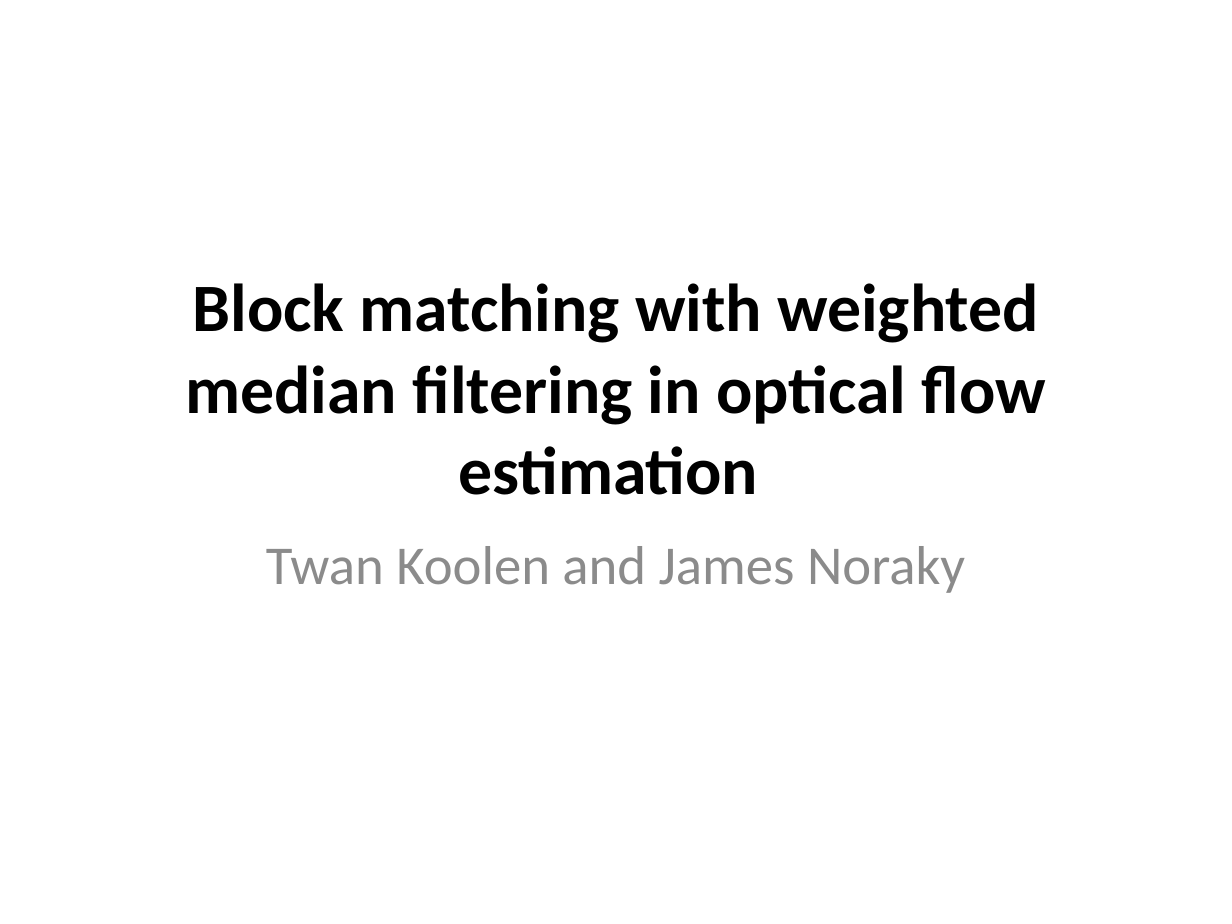
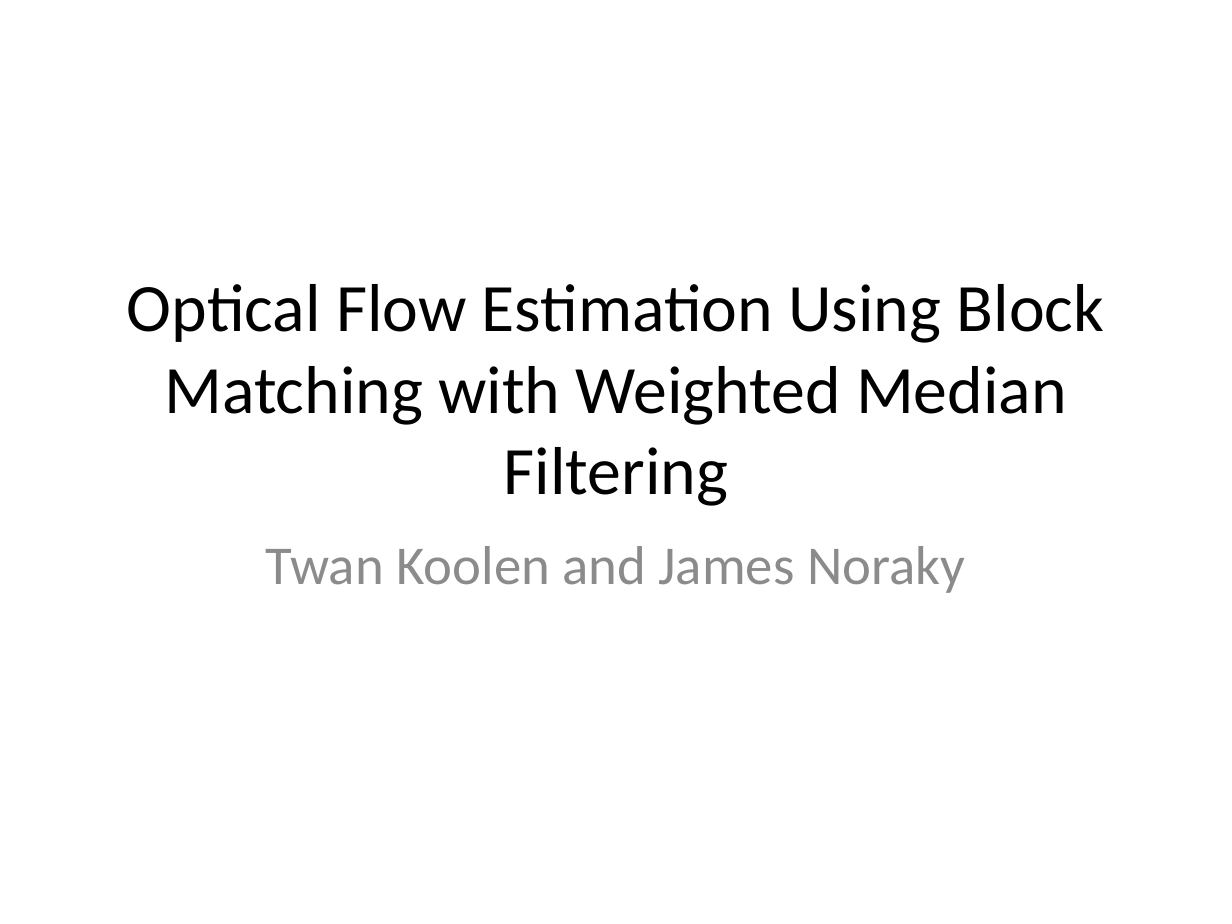
Before and after one commit to tkoolen/6869-project, a slide deck: slide 1 of presentation.pptx. Drawn at 1232x924 pixels with LibreOffice and Linux fonts; fonts in the diff are those of the drawing. Boxes give left, top, right and bottom in pixels: in the first picture for what was removed or moved away, otherwise in the second. Text is boxed around its words. In the diff, an @@ line names an element or a change of style, - is before the commit and + after.

```diff
--- a/presentation.pptx
+++ b/presentation.pptx
@@ title at <box>127,284,1104,506</box>: text changed; bold off @@
-Block matching with weighted median filtering in optical flow estimation
+Optical Flow Estimation Using Block Matching with Weighted Median Filtering
```
Also in this commit, not shown: 2 other slides changed, 4 slides added, 3 slides removed.
